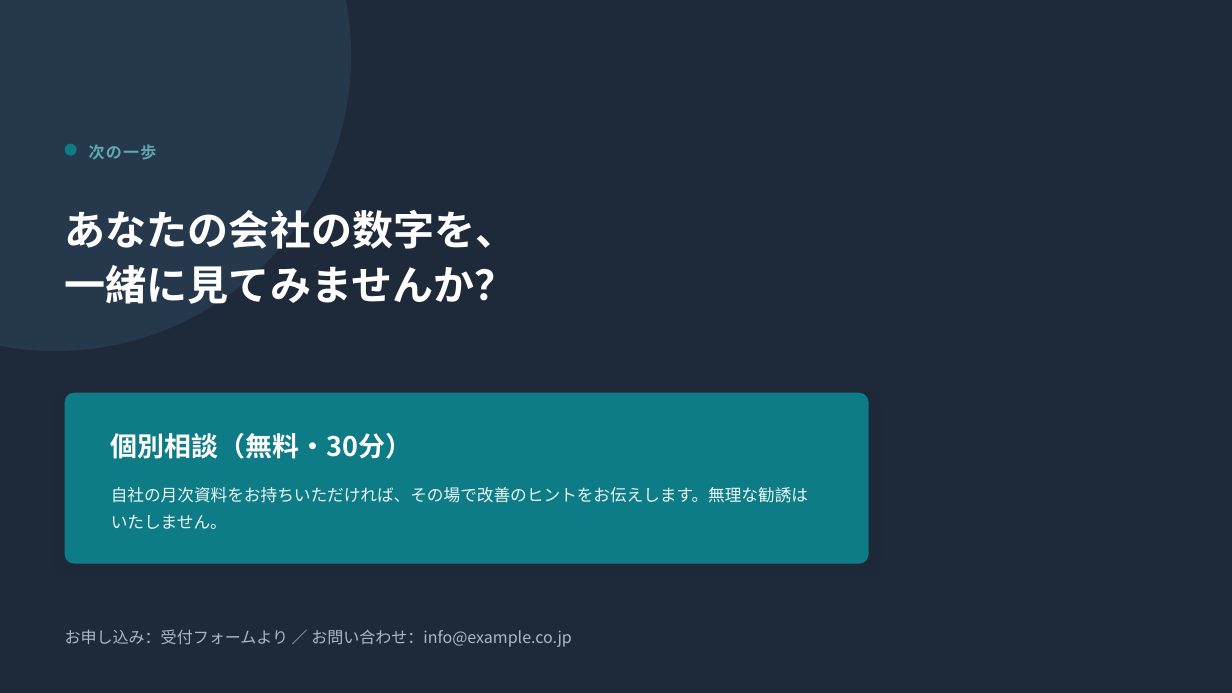
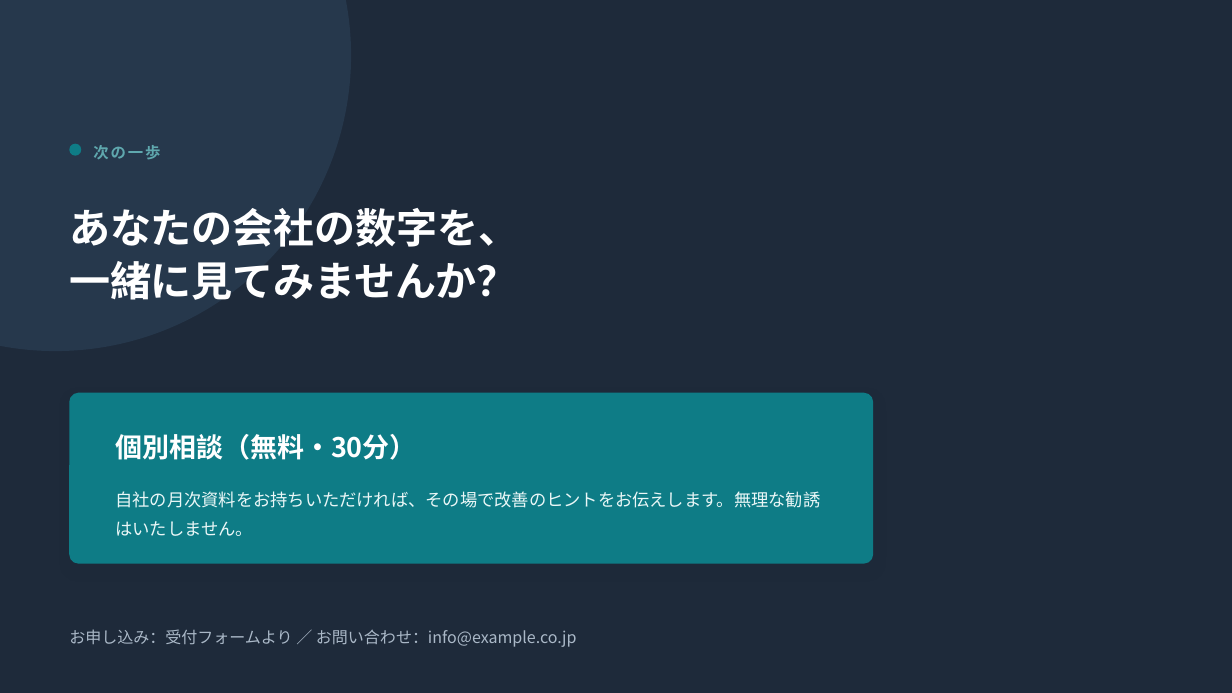
Before and after one commit to daikichi-lab/design-system-plugin, a slide deck: slide 6 of pptx-creation-plugin/examples/seminar-kanrikaikei/out/deck.pptx. Drawn at 1232x693 pixels with LibreOffice and Linux fonts; fonts in the diff are those of the drawing. Boxes give left, top, right and bottom in pixels: in the first picture for what was removed or moved away, otherwise in the second. Text is boxed around its words. In the diff, an @@ line names an element or a change of style, - is before the commit and + after.

```diff
--- a/pptx-creation-plugin/examples/seminar-kanrikaikei/out/deck.pptx
+++ b/pptx-creation-plugin/examples/seminar-kanrikaikei/out/deck.pptx
@@ 2 texts, 1 rounded rectangle, 1 ellipse: place and size @@
-2 texts, 1 rounded rectangle, 1 ellipse at box(65, 143, 869, 647)
+2 texts, 1 rounded rectangle, 1 ellipse at box(69, 143, 873, 647)
@@ text "次の一歩" at box(93, 145, 160, 160): size 12.5 to 12 pt, letter spacing 1 to 1.5 pt @@
@@ text "あなたの会社の数字を、" at box(69, 208, 519, 300): letter spacing 0 to -0.2 pt; line spacing 1.12 to 1.08 @@
@@ rounded rectangle at box(69, 393, 873, 564): shadow changed @@
@@ text "自社の月次資料をお持ちいただければ、その場で改善のヒントをお伝えします。無理な勧誘はいたしません。" at box(115, 491, 820, 536): size 13 to 13.5 pt; line spacing 1.35 to 1.4 @@
```
Also in this commit, not shown: 5 other slides changed, 25 other files.
